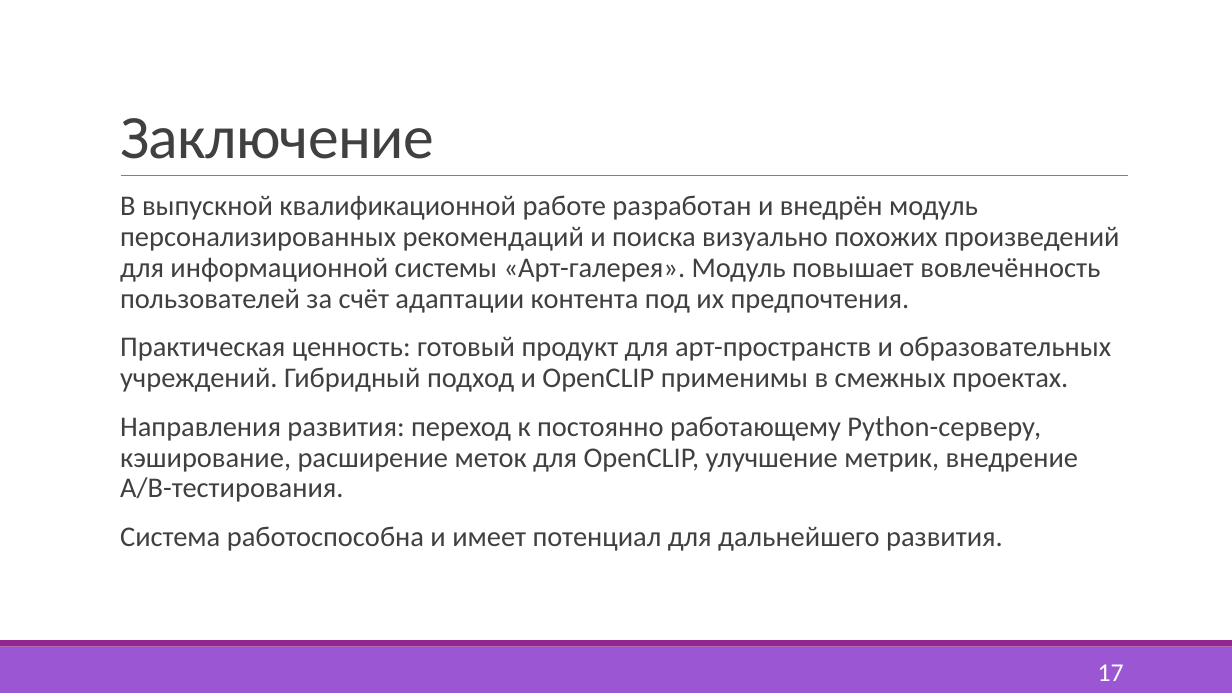
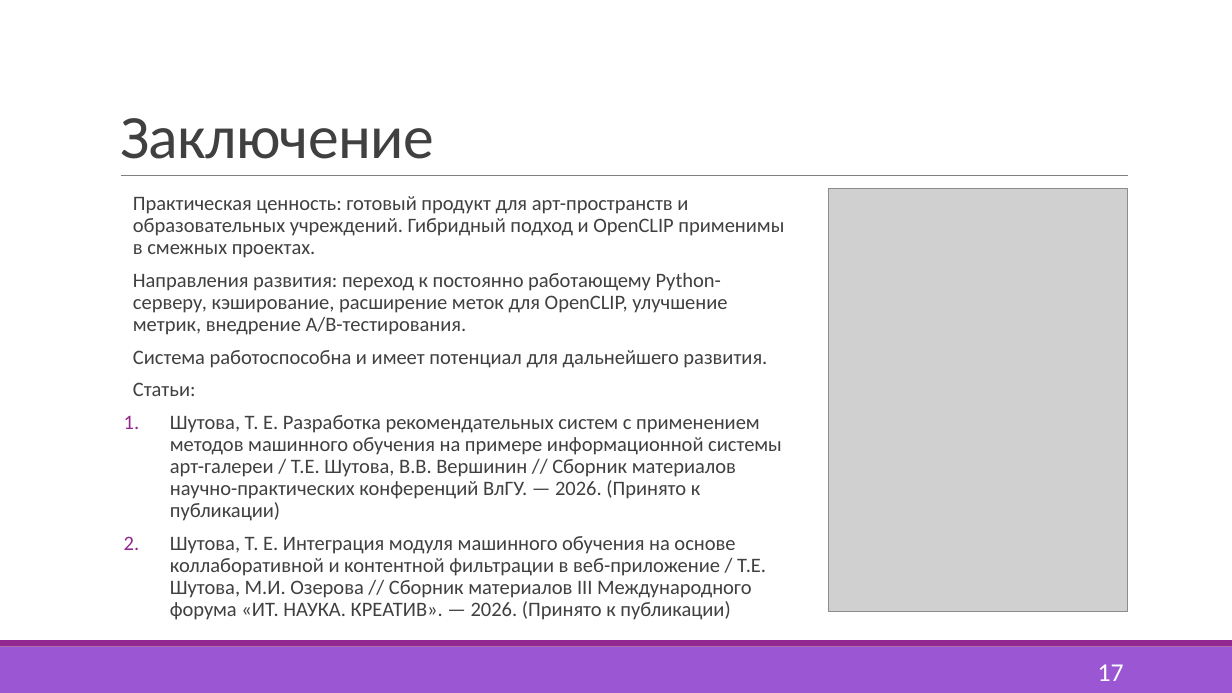
Before and after one commit to ShutovaTE/AG-Diploma, a slide deck: slide 17 of Документы/ШутоваТЕ_ВКР_Презентация.pptx. Drawn at 1232x693 pixels with LibreOffice and Linux fonts; fonts in the diff are those of the drawing; grey boxes stand for pictures. Boxes give left, top, right and bottom in pixels: in the first picture for what was removed or moved away, otherwise in the second. Text is boxed around its words. In the diff, an @@ line names an element or a change of style, - is before the commit and + after.

```diff
--- a/Документы/ШутоваТЕ_ВКР_Презентация.pptx
+++ b/Документы/ШутоваТЕ_ВКР_Презентация.pptx
@@ text at [120, 195, 1119, 313]: paragraph removed @@
-  В выпускной квалификационной работе разработан и внедрён модуль персонализированных рекомендаций и поиска визуально похожих произведений для информационной системы «Арт-галерея». Модуль повышает вовлечённость пользователей за счёт адаптации контента под их предпочтения.
@@ text "Практическая ценность: готовый продукт для ...": place and size @@
-text "Практическая ценность: готовый продукт для ..." at [120, 195, 1119, 551]
+text "Практическая ценность: готовый продукт для ..." at [133, 196, 784, 620]
@@ text at [133, 196, 784, 368]: size 22.2 to 16 pt in "Практическая ценность: готовый продукт для арт-пространств и ...", "Направления развития: переход к постоянно работающему Python ...", "Система работоспособна и имеет потенциал для дальнейшего ..."; less space between paragraphs @@
@@ picture added at [828, 189, 1128, 612] @@
@@ text at [133, 382, 782, 620]: paragraphs added @@
+  Статьи:
+1. Шутова, Т. Е. Разработка рекомендательных систем с применением методов машинного обучения на примере информационной системы арт-галереи / Т.Е. Шутова, В.В. Вершинин // Сборник материалов научно-практических конференций ВлГУ. — 2026. (Принято к публикации)
+2. Шутова, Т. Е. Интеграция модуля машинного обучения на основе коллаборативной и контентной фильтрации в веб-приложение / Т.Е. Шутова, М.И. Озерова // Сборник материалов III Международного форума «ИТ. НАУКА. КРЕАТИВ». — 2026. (Принято к публикации)
```
Also in this commit, not shown: 4 other slides changed, 1 slide added, 1 slide removed, 16 other files.
